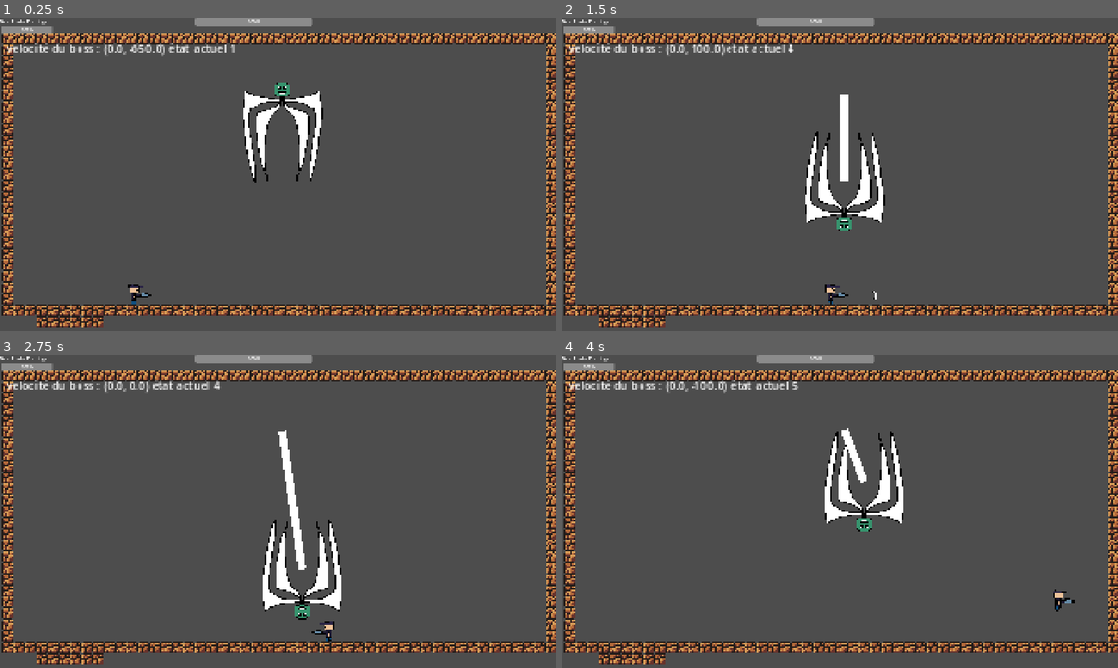
Above: before the commit, frames 1-4 (two rows, left to right).
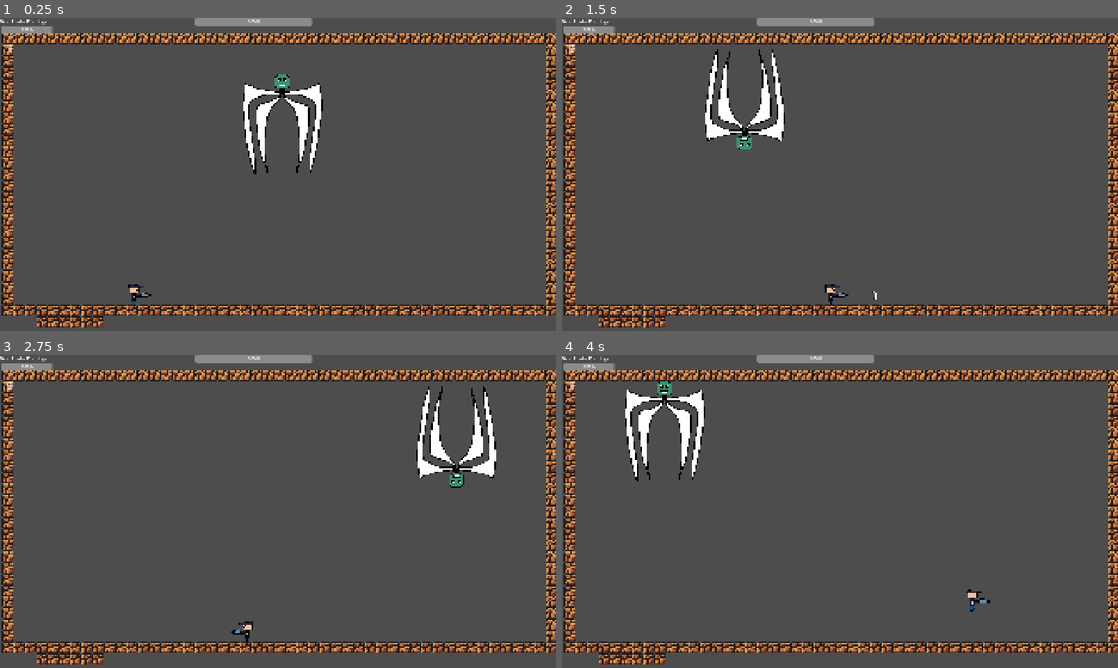
Above: after the commit, the same moments.

Repository: juliolegrandsage/bass_rush
Game: Godot game, scene res://scenes/bosses_scenes/boss_3.tscn
Same seed, same stepped clock (60 frames per second), same inputs: the game is played once before the commit and once after it. This scene is started directly instead of the project's main scene. The engine's default icon, where the game draws it, is replaced by a stand-in: a white triangle on a blue panel in a dark square.
Inputs (mouse positions are in pixels of both pictures, inside the frame that each line leads up to):
- Up to frame 1 (0.25 s): no input
- Up to frame 2 (1.5 s): tap Enter (ui_accept) at 0.5, 0.77 s; move the mouse to (962, 158) at 0.52 s; hold Right (ui_right) from 0.53 s (still down); right-click (962, 158) at 0.6 s; move the mouse to (728, 190) at 1.27 s; tap X (shoot) at 1.35 s
- Up to frame 3 (2.75 s): tap Enter (ui_accept) at 1.52 s; move the mouse to (333, 442) at 2.02 s; release Right (ui_right) at 2.03 s; hold Left (ui_left) from 2.03 s (still down); right-click (333, 442) at 2.1 s
- Up to frame 4 (4 s): move the mouse to (812, 574) at 2.77 s; release Left (ui_left) at 2.78 s; hold Right (ui_right) from 2.78 s (still down); tap X (shoot) at 2.85 s; tap Enter (ui_accept) at 3.02, 3.77 s; move the mouse to (1006, 558) at 3.52 s; right-click (1006, 558) at 3.6 s

The runs differ from the first frame. In frame 1, 2.0% of the frame differs, in the area x 1-59%, y 8-53%; in frame 2, 4.5%; in frame 3, 4.9%, in the area x 1-90%, y 8-92%; in frame 4, 4.5%.

Commit message:
début de bugfix

Diff:
--- a/scenes/boss_3_controller.tscn
+++ b/scenes/boss_3_controller.tscn
@@ -35,12 +35,15 @@
 [node name="RayCast2D" type="RayCast2D" parent="." unique_id=2003641985]
 target_position = Vector2(0, -105.216)
 
+[node name="stop_ascending_timer" type="Timer" parent="." unique_id=1393250885]
+wait_time = 2.468
+
 [node name="stop_descending_timer" type="Timer" parent="." unique_id=1231512004]
-wait_time = 2.4299999999999997
-one_shot = true
+wait_time = 3.5749999999999997
 
 [connection signal="timeout" from="stop_timer" to="." method="_on_timer_timeout"]
 [connection signal="timeout" from="stop_timer" to="." method="_on_stop_timer_timeout"]
 [connection signal="timeout" from="restart_timer" to="." method="_on_restart_timer_timeout"]
 [connection signal="timeout" from="descending_timer" to="." method="_on_descending_timer_timeout"]
+[connection signal="timeout" from="stop_ascending_timer" to="." method="_on_stop_ascending_timer_timeout"]
 [connection signal="timeout" from="stop_descending_timer" to="." method="_on_stop_descending_timer_timeout"]
--- a/scripts/boss_3_controller.gd
+++ b/scripts/boss_3_controller.gd
@@ -40,13 +40,15 @@
 	shot_projectile
 }
 
+
+
 const projectile = preload("res://scenes/boss_3_projectile.tscn")
 const web_attack = preload("res://scenes/boss_3_web.tscn")
 
 @onready var player_scene = get_tree().get_first_node_in_group("player")
 
 var rng = RandomNumberGenerator.new()
-
+var top_direction =  rng.randi_range(0, 1) * 2 - 1
 var current_state = State.bottom_angle
 
 var distance_to_player: float
@@ -54,30 +56,41 @@
 func _ready() -> void:
 	rope.visible = false
 
+
  # A faire : corriger le bug qui fait que le boss ne bouge plus quand il est sur le mur gauche, mettre un randomizer pour aller soit à droite soit à gauche quand le boss est sur le toit
-func _physics_process(delta: float) -> void:
+func _physics_process(delta):
 	match current_state:
 		State.bottom_angle:
 			rotation_degrees = 0
+			jump()
+
 		State.top_angle:
 			rotation_degrees = 180
-			velocity = Vector2(-SPEED, 0)
+			velocity = Vector2(SPEED * top_direction, 0)
+
 
 		State.left_angle:
 			rotation_degrees = 90
 			velocity = Vector2(0, SPEED)
+
 		State.right_angle:
 			rotation_degrees = 270
 			velocity = Vector2(0, -SPEED)
+
 		State.descend:
 			descend()
+
 		State.ascend:
 			ascend()
 
 	move_and_slide()
 
+	if is_on_wall():
+		jump()
+		set_state(State.top_angle)
+
 func _process(delta: float) -> void:
-	$"../Label".text = "velocité du boss : " + str(velocity) + " état actuel " + str(current_state)
+	$"../Label".text = str(current_state)
 
 func descend():
 	rotation_degrees = 180
@@ -90,18 +103,17 @@
 	rotation_degrees = 180
 	velocity = Vector2(0, -100)
 	rope.set_point_position(1, to_local(anchor_point))
-	if global_position.y <= anchor_point.y + 10:
-		rope.visible = false
-		current_state = State.top_angle
+	if $stop_ascending_timer.is_stopped():
+		$stop_ascending_timer.start()
 
 func jump():
-	velocity = Vector2(0, -JUMP_FORCE)
+	$"../Label".text = "jump"
+	velocity.y = -JUMP_FORCE
+
 
 
 func _on_bottom_angle_body_entered(body: Node2D) -> void:
-	if body == self and current_state != State.descend and current_state != State.ascend:
-		current_state = State.bottom_angle
-		jump()
+	set_state(State.bottom_angle)
 
 func _on_top_angle_body_entered(body: Node2D) -> void:
 	if body == self and current_state != State.descend and current_state != State.ascend:
@@ -109,32 +121,61 @@
 			anchor_point = global_position
 			rope.visible = true
 			rope.set_point_position(0, Vector2.ZERO)
-			current_state = State.descend
+			set_state(State.descend)
 			$stop_descending_timer.start()
+		else:
+			set_state(State.top_angle)
 
 
 
+func set_state(new_state):
+	if new_state == current_state:
+		return
+
+	var old_state = current_state
+	current_state = new_state
+	on_state_changed(old_state, new_state)
+
+
+
+func on_state_changed(old_state, new_state):
+	match new_state:
+
+		State.descend:
+			anchor_point = global_position
+			rope.visible = true
+			rope.set_point_position(0, Vector2.ZERO)
+			$stop_descending_timer.start()
+		State.ascend:
+			if $stop_ascending_timer.is_stopped():
+				$stop_ascending_timer.start()
+
+		State.bottom_angle:
+			$"../Label".text = "borttom angle"
+			jump()
+
 func _on_right_angle_body_entered(body: Node2D) -> void:
-	if body == self and current_state != State.descend and current_state != State.ascend:
-		current_state = State.left_angle
+	if body == self:
+		top_direction = -1
+		set_state(State.right_angle)
 
 
 func _on_left_angle_body_entered(body: Node2D) -> void:
 	if body == self and current_state != State.descend and current_state != State.ascend:
-		current_state = State.right_angle
+		top_direction = 1
+		set_state(State.left_angle)
 
 func attack():
 	pass
 
 
 func _on_stop_descending_timer_timeout() -> void:
-	current_state = State.ascend
+	set_state(State.ascend)
 
 
-func set_state(new_state):
-	if state_cooldown:
-		return
-	current_state = new_state
-	state_cooldown = true
-	await get_tree().create_timer(0.3).timeout
-	state_cooldown = false
+
+func _on_stop_ascending_timer_timeout() -> void:
+	$"../Label".text = "timer lancé"
+	rope.visible = false
+	top_direction = 1
+	set_state(State.top_angle)
